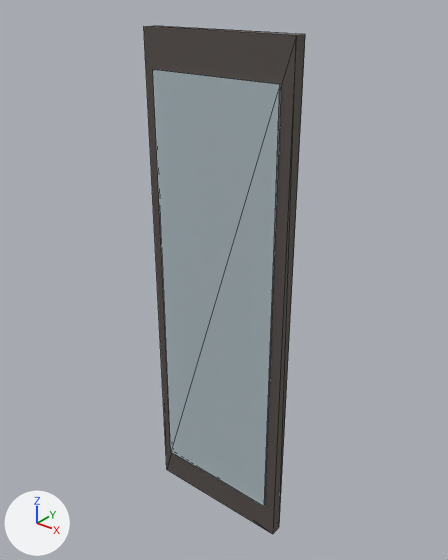
Two versions of the glTF model storage/picture/mocan-75.glb, one commit apart.
Both versions are drawn from a 50 mm camera at (1.084, -1.331, 1.718) aimed at (-0.008, 0.034, 0.872). Arrows for +X, +Y and +Z are at lower left; the lights stay in place. The picture after the commit comes second. Mesh edges are drawn as thin lines. Vertices at exactly the same position are counted once.

Before the edit, the objects in view are built like this:
```python
me_mesh_0 = bpy.data.meshes.new('Mesh_0')
me_mesh_0.from_pydata(...)  # 16 vertices, 24 faces; spans x -0.25..0.25, y -0.03..0.02, z 0.0..1.6
# faces by material slot: [12, 12]
me_mesh_0.materials.append(mat_wood)  # dark grey #554d49
me_mesh_0.materials.append(mat_glass)  # pale blue #ddeff6
# before: 8 (0.22, -0.02, 0.11) at pixel (265, 505), 9 (0.22, -0.02, 1.49) at pixel (281, 84), 10 (0.22, -0.03, 1.49) at pixel (279, 84), 11 (0.22, -0.03, 0.11) at pixel (263, 506), 12 (-0.22, -0.03, 0.11) at pixel (170, 452)
# before: 13 (-0.22, -0.03, 1.49) at pixel (152, 69), 14 (-0.22, -0.02, 1.49) at pixel (154, 69), 15 (-0.22, -0.02, 0.11)
ob_furniture = bpy.data.objects.new('furniture', me_mesh_0)
ob_furniture.location = (0.0, 0.0, 0.0)
```
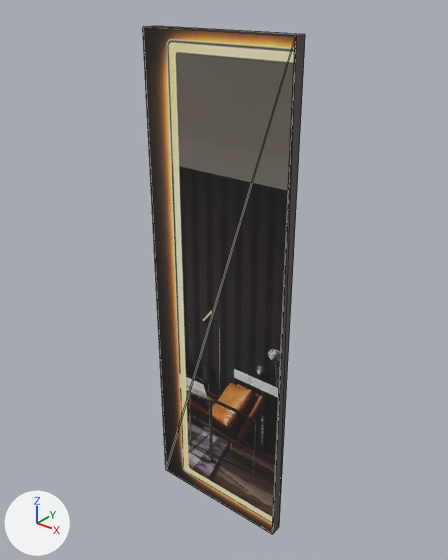
Scene script edits in JSON lines:
```json
{"op": "add", "block": "img_image_0", "code": ["img_image_0 = load_image('Image_0', '_unpacked/Image_0', 281, 899, 'sRGB')"]}
{"op": "add", "block": "mat_photo", "code": ["mat_photo = principled_material('photo')", "mat_photo.texture = img_image_0", "mat_photo.roughness = 0.85"]}
{"block": "me_mesh_0", "where": "# used by ob_furniture; location = (0.0, 0.0, 0.0)"}
{"block": "me_mesh_0", "where": "# verts and faces of me_mesh_0; kept vertices keep their numbers, new ones are numbered from 16"}
{"op": "remove", "block": "me_mesh_0", "code": "me_mesh_0.from_pydata(...)  # 16 vertices, 24 faces; spans x -0.25..0.25, y -0.03..0.02, z 0.0..1.6"}
{"op": "add", "block": "me_mesh_0", "code": "me_mesh_0.from_pydata(...)  # 12 vertices, 14 faces; spans x -0.25..0.25, y -0.02..0.02, z 0.0..1.6"}
{"block": "me_mesh_0", "change": "me_mesh_0 part 1"}
{"op": "add", "block": "me_mesh_0", "code": "delete_vertices([8, 9, *range(11, 16)])  # with the faces that use them"}
{"op": "add", "block": "me_mesh_0", "code": "verts[10] = (0.25, -0.02, 1.6)  # moved, pixel (295, 36)"}
{"op": "add", "block": "me_mesh_0", "code": "verts[16] = (-0.25, -0.02, 0.0)  # pixel (165, 469)"}
{"op": "add", "block": "me_mesh_0", "code": "verts[17] = (0.25, -0.02, 0.0)  # pixel (272, 534)"}
{"op": "add", "block": "me_mesh_0", "code": "verts[18] = (-0.25, -0.02, 1.6)  # pixel (142, 27)"}
{"op": "add", "block": "me_mesh_0", "code": "faces += [(10, 16, 17), (10, 18, 16)]  # mat_photo (picture img_image_0)"}
{"op": "remove", "block": "me_mesh_0", "code": "me_mesh_0.materials.append(mat_glass)  # pale blue #ddeff6"}
{"op": "add", "block": "me_mesh_0", "code": "me_mesh_0.materials.append(mat_photo)  # picture img_image_0"}
```

What differs and where, as boxes (x1, y1, x2, y2) in the pictures (448 x 560 px):
```json
{"object": "furniture", "change": "reshaped", "before": [144, 26, 305, 534], "after": [143, 26, 305, 534]}
{"part": 1, "of": "me_mesh_0", "change": "cut back", "before": [153, 70, 282, 506], "after": [143, 27, 295, 534]}
```
